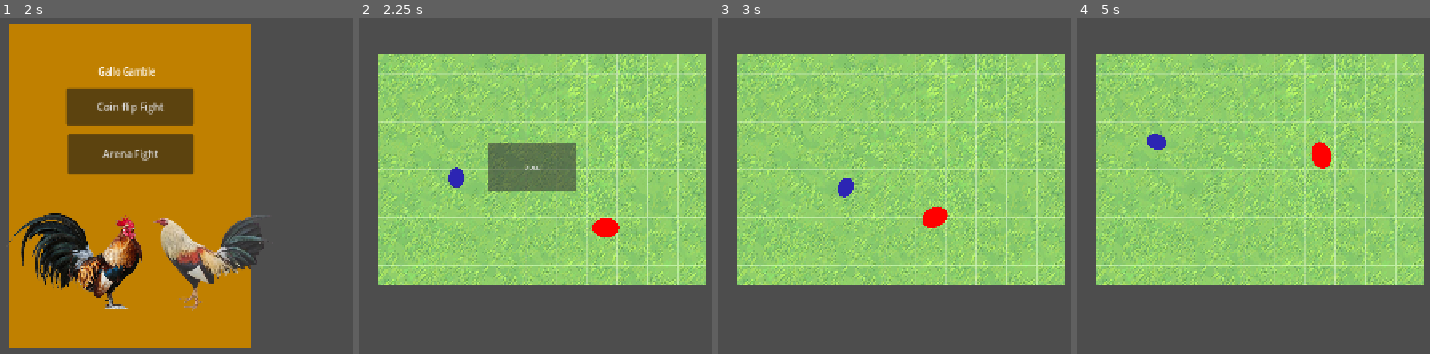
Above: before the commit, frames 1-4 (left to right).
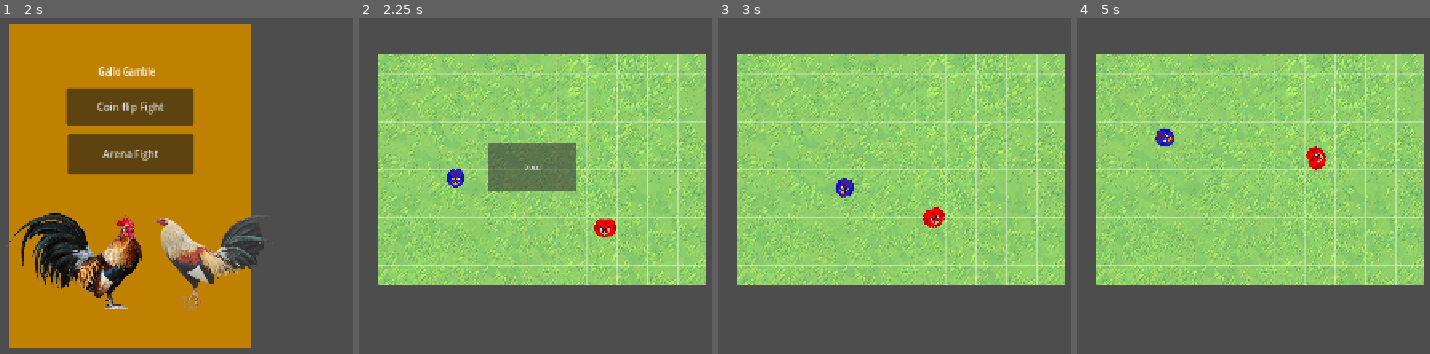
Above: after the commit, the same moments.

Repository: jose-valentin/GalloGamble
Game: Godot game, scene res://MainScene.tscn
The game is run twice, just before and just after one commit, with the same random seed, the same clock (stepped at 60 frames per second) and the same inputs.
Inputs:
- Up to frame 1 (2 s): click "Coin flip Fight" at 0.5 s; click "Back to menu" at 1.25 s
- Up to frame 2 (2.25 s): click "Arena Fight" at 2 s
- Up to frame 3 (3 s): click "DUEL!" at 2.75 s
- Up to frame 4 (5 s): no input

Frame 1 is identical in both runs. In frame 2, 0.3% of the frame differs, in the area x 24-74%, y 44-66%; in frame 3, 0.3%; in frame 4, 0.7%, in the area x 19-72%, y 32-46%.

Commit message:
Updated Arena.dt and new folder

Diff:
--- a/Arena.tscn
+++ b/Arena.tscn
@@ -1,9 +1,10 @@
-[gd_scene load_steps=11 format=3 uid="uid://cgetqwegif8qd"]
+[gd_scene load_steps=12 format=3 uid="uid://cgetqwegif8qd"]
 
 [ext_resource type="Script" uid="uid://b70onkiuuyyk6" path="res://Arena.gd" id="1_uj4qe"]
 [ext_resource type="PhysicsMaterial" uid="uid://yycae7cwwn71" path="res://RoostersArena.tres" id="3_uj4qe"]
-[ext_resource type="Texture2D" uid="uid://cpniejpdupg4e" path="res://images-removebg-preview.png" id="3_vbyki"]
-[ext_resource type="Texture2D" uid="uid://tdkv1xvakfnf" path="res://Tiling-Grass-Texture-Banner.jpg" id="4_8qske"]
+[ext_resource type="Texture2D" uid="uid://tdkv1xvakfnf" path="res://art/Tiling-Grass-Texture-Banner.jpg" id="4_8qske"]
+[ext_resource type="Texture2D" uid="uid://b65dthird6q1y" path="res://art/rooster_blue.png" id="4_jycnn"]
+[ext_resource type="Texture2D" uid="uid://dmn7sw7i38tcm" path="res://art/rooster_red.png" id="5_ml6qp"]
 
 [sub_resource type="RectangleShape2D" id="RectangleShape2D_uj4qe"]
 
@@ -13,6 +14,7 @@
 [sub_resource type="RectangleShape2D" id="RectangleShape2D_ml6qp"]
 
 [sub_resource type="CircleShape2D" id="CircleShape2D_uj4qe"]
+radius = 10.2402
 
 [sub_resource type="LabelSettings" id="LabelSettings_uj4qe"]
 font_size = 110
@@ -128,10 +130,12 @@
 physics_material_override = ExtResource("3_uj4qe")
 
 [node name="Sprite2D" type="Sprite2D" parent="RoosterA"]
-scale = Vector2(0.11, 0.145)
-texture = ExtResource("3_vbyki")
+position = Vector2(0.000204816, 0.000153612)
+scale = Vector2(0.55, 0.5)
+texture = ExtResource("4_jycnn")
 
 [node name="CollisionShape2D" type="CollisionShape2D" parent="RoosterA"]
+position = Vector2(-0.838721, 0.000153612)
 scale = Vector2(1.43, 1.43)
 shape = SubResource("CircleShape2D_uj4qe")
 
@@ -141,11 +145,11 @@
 physics_material_override = ExtResource("3_uj4qe")
 
 [node name="Sprite2D" type="Sprite2D" parent="RoosterB"]
-self_modulate = Color(100, 0, 0, 1)
-scale = Vector2(0.19, 0.14)
-texture = ExtResource("3_vbyki")
+scale = Vector2(0.679, 0.5)
+texture = ExtResource("5_ml6qp")
 
 [node name="CollisionShape2D" type="CollisionShape2D" parent="RoosterB"]
+position = Vector2(-1.18772, -0.00030813)
 scale = Vector2(1.74, 1.645)
 shape = SubResource("CircleShape2D_uj4qe")
 
--- a/BattleScene.tscn
+++ b/BattleScene.tscn
@@ -1,8 +1,8 @@
 [gd_scene load_steps=5 format=3 uid="uid://b461mwdlkvram"]
 
 [ext_resource type="Script" uid="uid://dwbxkgsbknivq" path="res://BattleScene.gd" id="1_hvnqj"]
-[ext_resource type="Texture2D" uid="uid://b8ugrrt2bhev5" path="res://Gallo-PNG-Pic.png" id="2_musxc"]
-[ext_resource type="Texture2D" uid="uid://cmyi6da1curq5" path="res://a97743bfab2839b35c5a91f670342691-removebg-preview.png" id="3_hvnqj"]
+[ext_resource type="Texture2D" uid="uid://b8ugrrt2bhev5" path="res://art/Gallo-PNG-Pic.png" id="2_musxc"]
+[ext_resource type="Texture2D" uid="uid://cmyi6da1curq5" path="res://art/a97743bfab2839b35c5a91f670342691-removebg-preview.png" id="3_hvnqj"]
 
 [sub_resource type="CanvasItemMaterial" id="CanvasItemMaterial_hvnqj"]
 
--- a/MainScene.tscn
+++ b/MainScene.tscn
@@ -1,8 +1,8 @@
 [gd_scene load_steps=4 format=3 uid="uid://d3oxhpt6cstl6"]
 
 [ext_resource type="Script" uid="uid://o2fobt62lq6p" path="res://button.gd" id="1_3mqji"]
-[ext_resource type="Texture2D" uid="uid://b8ugrrt2bhev5" path="res://Gallo-PNG-Pic.png" id="2_rpqi1"]
-[ext_resource type="Texture2D" uid="uid://cmyi6da1curq5" path="res://a97743bfab2839b35c5a91f670342691-removebg-preview.png" id="3_rpqi1"]
+[ext_resource type="Texture2D" uid="uid://b8ugrrt2bhev5" path="res://art/Gallo-PNG-Pic.png" id="2_rpqi1"]
+[ext_resource type="Texture2D" uid="uid://cmyi6da1curq5" path="res://art/a97743bfab2839b35c5a91f670342691-removebg-preview.png" id="3_rpqi1"]
 
 [node name="MainScene" type="Node2D"]
 position = Vector2(74, 67)
Renamed: Gallo-PNG-Pic.png -> art/Gallo-PNG-Pic.png
Not shown, added: art/Gallo-PNG-Pic.png.import
Renamed: Screenshot_20250722_232822_Google.webp -> art/Screenshot_20250722_232822_Google.webp
Not shown, changed: art/Screenshot_20250722_232822_Google.webp.import
Renamed: Tiling-Grass-Texture-Banner.jpg -> art/Tiling-Grass-Texture-Banner.jpg
Not shown, added: art/Tiling-Grass-Texture-Banner.jpg.import
Renamed: a97743bfab2839b35c5a91f670342691-removebg-preview.png -> art/a97743bfab2839b35c5a91f670342691-removebg-preview.png
Not shown, changed: art/a97743bfab2839b35c5a91f670342691-removebg-preview.png.import
Renamed: images-removebg-preview.png -> art/images-removebg-preview.png
Not shown, added: art/images-removebg-preview.png.import
Renamed: images.jpg -> art/images.jpg
Not shown, changed: art/images.jpg.import
(and 10 more such lines)
